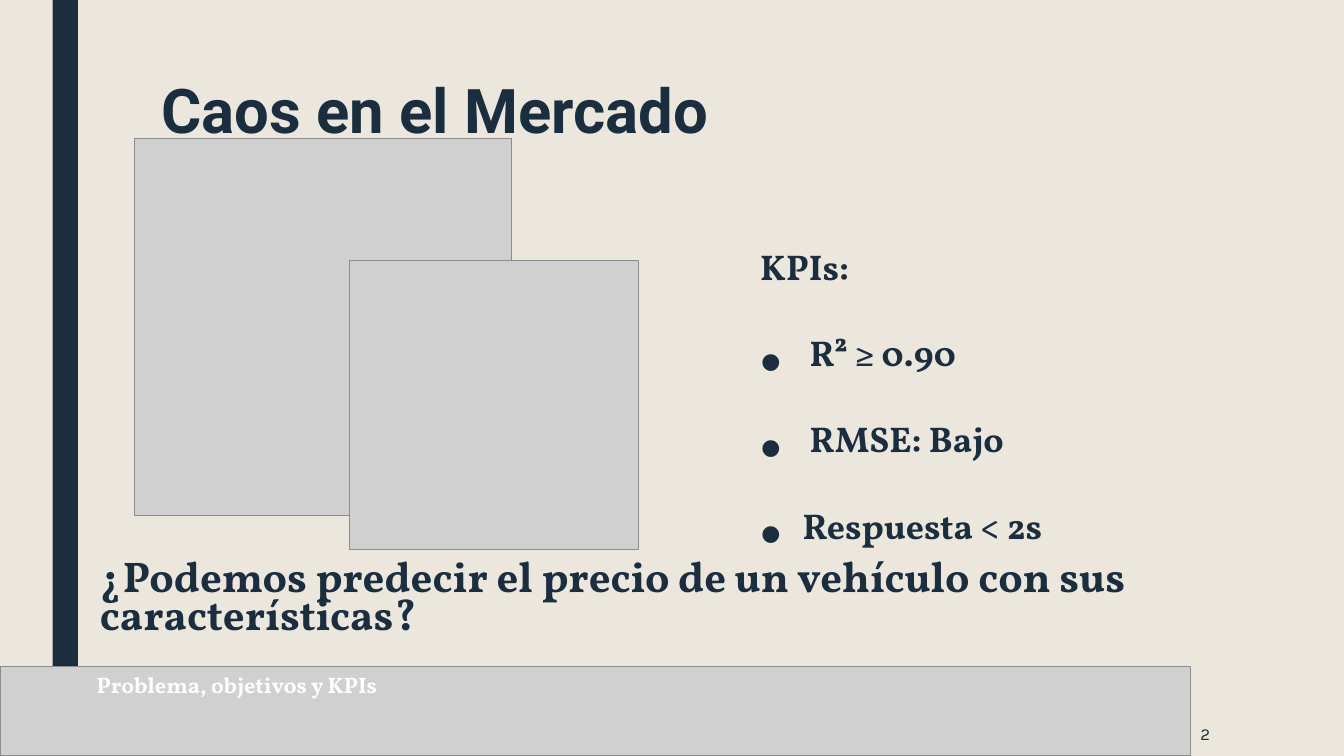
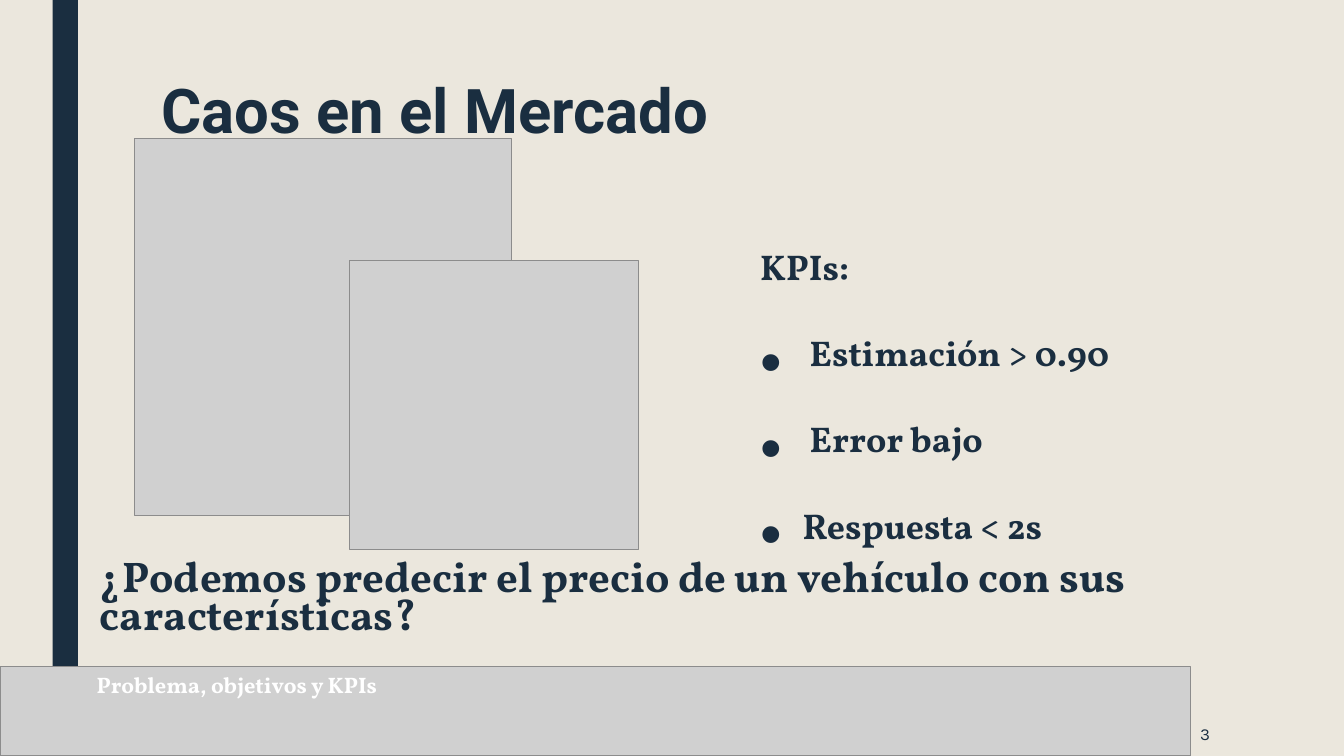
Before and after one commit to ninogoddess/proyecto-autos, a slide deck: slide 3 of entregas/Choque de realidad celso presentacion 1.pptx (slide 2 before the commit). Drawn at 1344x756 pixels with LibreOffice and Linux fonts; fonts in the diff are those of the drawing; grey boxes stand for pictures. Boxes give left, top, right and bottom in pixels: in the first picture for what was removed or moved away, otherwise in the second. Text is boxed around its words. In the diff, an @@ line names an element or a change of style, - is before the commit and + after.

```diff
--- a/entregas/Choque de realidad celso presentacion 1.pptx
+++ b/entregas/Choque de realidad celso presentacion 1.pptx
@@ text at [810, 340, 1109, 461]: text changed @@
-• R² ≥ 0.90
-• RMSE: Bajo
+• Estimación > 0.90
+• Error bajo
@@ page number at [1200, 729, 1210, 740]: text changed @@
-2
+3
```
Also in this commit, not shown: 3 other slides changed, 2 slides added, 47 other files.
